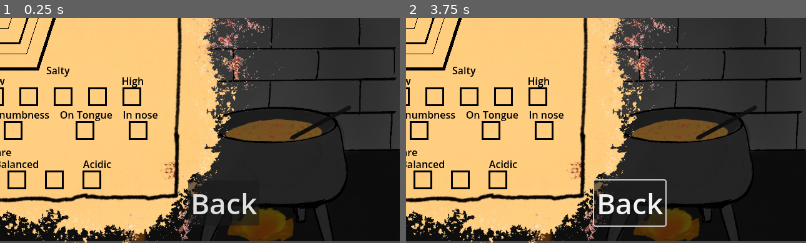
Above: before the commit, frames 1-2 (left to right).
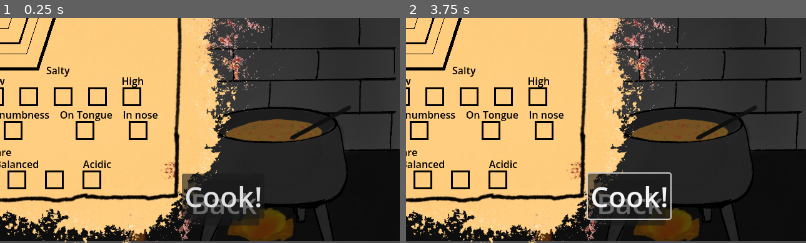
Above: after the commit, the same moments.

Repository: AgreeableDeerGames/GoodSoup
Game: Godot game, scene res://Scenes/flavor_report.tscn
Two runs of this game, one before a commit and one after it. Both use one fixed random seed, a clock stepped at 60 frames per second and the inputs below. This scene is started directly instead of the project's main scene.
Inputs (mouse positions are % of the whole screen's width and height, from its top left):
- Up to frame 1 (0.25 s): no input
- Up to frame 2 (3.75 s): click "Back" at 0.5 s; click "Back" (after the commit: "Cook!") at 1.25 s; move the mouse to (72, 45) at 2.02 s; hold Up (ui_up) 2.03-2.75 s; click (72, 45) at 2.17 s; drag from (30, 55) to (45, 70) at 2.77 s; move the mouse to (60, 28) at 3.52 s; hold Up (ui_up) from 3.53 s (still down)
The pictures show only the part of the screen within x 50-100%, y 50-100%; the shares and areas given below are measured in that part.

The runs differ from the first frame. In frame 1, 1.6% of the frame differs, in the area x 45-66%, y 68-90%; in frame 2, 2.5%, in the area x 45-67%, y 68-93%.
Error before the commit: Invalid access to property or key 'sour' on a base object of type 'Nil'. (res://Scripts/flavor_report.gd:152)
Error after the commit: Invalid access to property or key 'sour' on a base object of type 'Nil'. (res://Scripts/flavor_report.gd:163)

Commit message:
Play now shows the first thing.

Diff:
--- /dev/null
+++ b/Scenes/button.gd
@@ -0,0 +1,11 @@
+extends "res://Scripts/kitchen_button.gd"
+
+
+# Called when the node enters the scene tree for the first time.
+func _ready() -> void:
+	pass # Replace with function body.
+
+
+# Called every frame. 'delta' is the elapsed time since the previous frame.
+func _process(delta: float) -> void:
+	pass
--- a/Scenes/flavor_report.tscn
+++ b/Scenes/flavor_report.tscn
@@ -6,6 +6,7 @@
 [ext_resource type="Script" uid="uid://mv8g3k23j761" path="res://Scripts/flavor_data.gd" id="3_gq7h2"]
 [ext_resource type="StyleBox" uid="uid://c1ffhuf2eiper" path="res://Assets/checkbox.tres" id="4_gq7h2"]
 [ext_resource type="PackedScene" uid="uid://bsdpsjkul0byw" path="res://Scenes/back_button.tscn" id="5_3ji88"]
+[ext_resource type="PackedScene" uid="uid://cuiphrilxdgcw" path="res://Scenes/kitchen_button.tscn" id="7_q82c5"]
 
 [node name="FlavorReport" type="Node2D" unique_id=522384576]
 script = ExtResource("1_vji58")
@@ -255,3 +256,6 @@
 
 [node name="BackButton" parent="." unique_id=638048668 instance=ExtResource("5_3ji88")]
 position = Vector2(941, 620)
+
+[node name="KitchenButton" parent="." unique_id=1848571810 instance=ExtResource("7_q82c5")]
+position = Vector2(931, 609)
--- /dev/null
+++ b/Scenes/kitchen_button.tscn
@@ -0,0 +1,16 @@
+[gd_scene format=3 uid="uid://cuiphrilxdgcw"]
+
+[ext_resource type="Script" uid="uid://7odegris5bt1" path="res://Scenes/button.gd" id="1_a7uql"]
+
+[node name="KitchenButton" type="Node2D" unique_id=638048668]
+
+[node name="HBoxContainer" type="HBoxContainer" parent="." unique_id=1540514774]
+size_flags_horizontal = 8
+
+[node name="Button" type="Button" parent="HBoxContainer" unique_id=798898691]
+layout_mode = 2
+theme_override_font_sizes/font_size = 46
+text = "Cook!"
+script = ExtResource("1_a7uql")
+
+[connection signal="pressed" from="HBoxContainer/Button" to="HBoxContainer/Button" method="_on_pressed"]
--- a/Scripts/bell.gd
+++ b/Scripts/bell.gd
@@ -14,6 +14,6 @@
 	var poison : FlavorData = get_parent().poison
 
 	# The ingredients gets captured. Call this on the newly instatiated scene
-	var setup_fn = func (x : FlavorReport): x.setup_scene(ingredients, soup, poison)
+	var setup_fn = func (x : FlavorReport): x.setup_scene(ingredients, soup, poison, false)
 
 	Signals.emit_signal("load_new_scene", "res://Scenes/flavor_report.tscn", false, setup_fn)
--- a/Scripts/flavor_report.gd
+++ b/Scripts/flavor_report.gd
@@ -13,10 +13,21 @@
 @export
 var _ingredients_flavor_data : FlavorData
 
-func setup_scene(ingredients : Array[Ingredient], base_Soup_flavor_data: FlavorData, poision_flavor_data: FlavorData) -> void:
+func setup_scene(ingredients : Array[Ingredient], base_Soup_flavor_data: FlavorData, poision_flavor_data: FlavorData, is_play: bool) -> void:
 	_ingredients = ingredients
 	_base_soup_flavor_data = base_Soup_flavor_data
 	_poison_flavor_data = poision_flavor_data
+	if (is_play):
+		$BackButton.hide()
+		$BackButton/HBoxContainer/Button.disabled = true
+		$KitchenButton.show()
+		$KitchenButton/HBoxContainer/Button.disabled = false
+	else:
+
+		$BackButton.show()
+		$BackButton/HBoxContainer/Button.disabled = false
+		$KitchenButton.hide()
+		$KitchenButton/HBoxContainer/Button.disabled = true
 
 # Called when the node enters the scene tree for the first time.
 func _ready() -> void:
--- /dev/null
+++ b/Scripts/kitchen_button.gd
@@ -0,0 +1,7 @@
+extends Button
+
+
+
+func _on_pressed() -> void:
+	# Pass the report stuff into this
+	Signals.emit_signal("load_new_scene", "res://Scenes/kitchen.tscn", true)
--- a/Scripts/play_button.gd
+++ b/Scripts/play_button.gd
@@ -12,4 +12,15 @@
 
 
 func _on_pressed() -> void:
-	Signals.emit_signal("load_new_scene", "res://Scenes/kitchen.tscn", true)
+	#Signals.emit_signal("load_new_scene", "res://Scenes/kitchen.tscn", true)
+
+	# Empty ingredients
+	var ingredients : Array[Ingredient]
+	# Randomize soup
+	var soup : FlavorData = FlavorData.new()
+	# No Poison
+	var poison : FlavorData = FlavorData.new()
+
+	# The ingredients gets captured. Call this on the newly instatiated scene
+	var setup_fn = func (x : FlavorReport): x.setup_scene(ingredients, soup, poison, true)
+	Signals.emit_signal("load_new_scene", "res://Scenes/Flavor_Report.tscn", true, setup_fn)
--- a/Scripts/view_recipe.gd
+++ b/Scripts/view_recipe.gd
@@ -18,5 +18,8 @@
 
 	# The ingredients gets captured. Call this on the newly instatiated scene
 	var setup_fn = func (x : FlavorReport): x.setup_scene(ingredients, soup, poison)
+	var flavor_report = load("res://Scenes/flavor_report.tscn").instantiate()
+	flavor_report.setup_scene(ingredients, soup, poison)
+	get_parent().add_child(flavor_report)
 
-	Signals.emit_signal("load_new_scene", "res://Scenes/flavor_report.tscn", false, setup_fn)
+	#Signals.emit_signal("load_new_scene", "res://Scenes/flavor_report.tscn", false, setup_fn)
Not shown, changed: Assets/Soup_final.wav.import
Not shown, added: Scenes/button.gd.uid
Not shown, added: Scripts/kitchen_button.gd.uid
